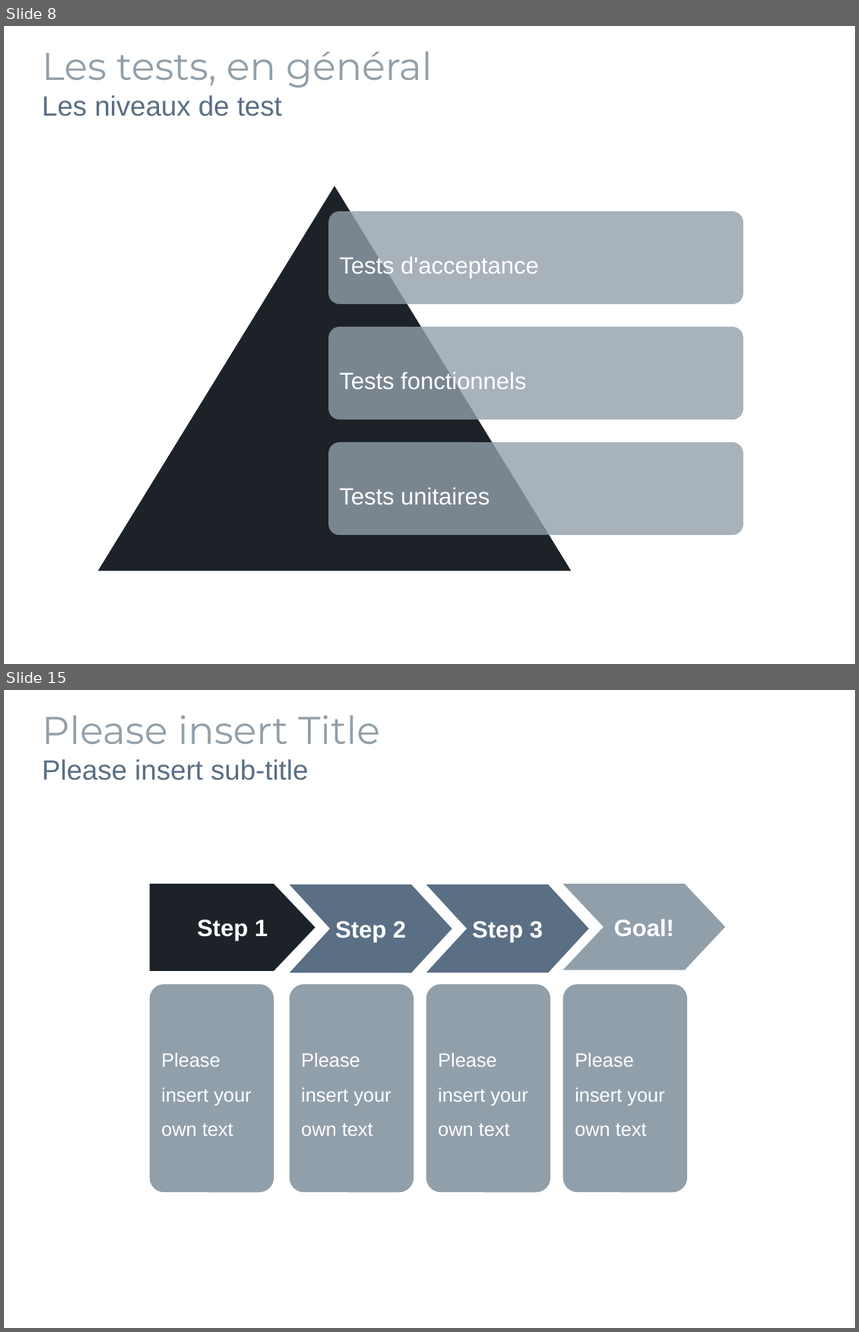
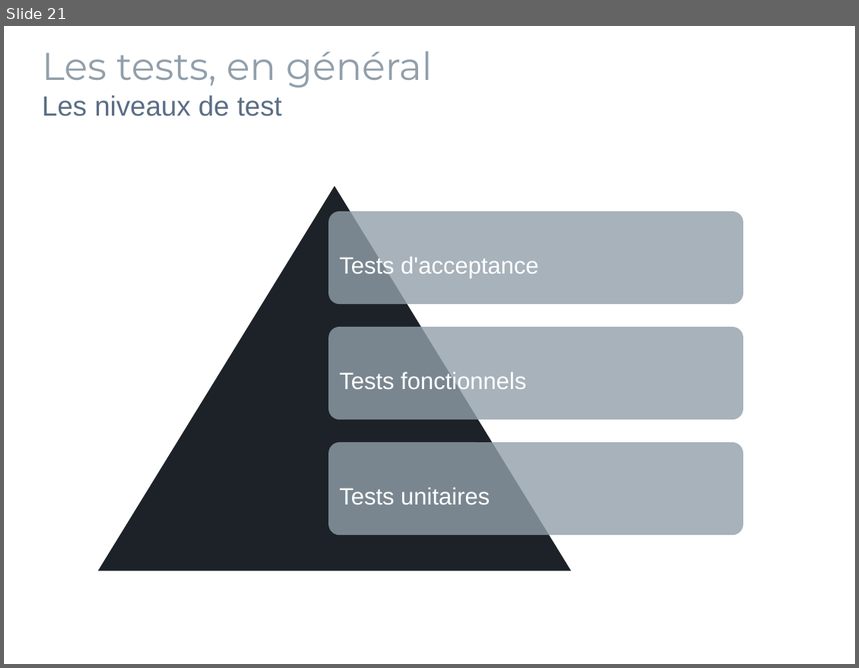
Before and after one commit to pbreault/TestsOnAndroid, a slide deck: Presentation.odp. Shown one above the other, each under a label of ours: slides 8 and 15 before the commit, slide 21 after it; the slides between them are not shown. The pictures are 859x1332 and 859x668 pixels, drawn with LibreOffice and Linux fonts; fonts in the diff are those of the drawing; background and template pictures are left out. Boxes give left, top, right and bottom in pixels: in the first picture for what was removed or moved away, otherwise in the second. Text is boxed around its words. In the diff, an @@ line names an element or a change of style, - is before the commit and + after.

```diff
--- a/Presentation.odp
+++ b/Presentation.odp
@@ slide 15 removed at [4, 690, 855, 1328], background picture (left out) @@
@@ text removed at [42, 715, 380, 780] @@
-Please insert Title
-Please insert sub-title
@@ freeform shape removed at [150, 884, 316, 971] @@
-Step 1
@@ freeform shape removed at [290, 885, 452, 973] @@
-Step 2
@@ freeform shape removed at [427, 885, 589, 973] @@
-Step 3
@@ freeform shape removed at [563, 884, 725, 970] @@
-Goal!
@@ freeform shape removed at [150, 984, 275, 1193] @@
-Please insert your own text
@@ freeform shape removed at [290, 984, 414, 1193] @@
-Please insert your own text
@@ freeform shape removed at [427, 984, 551, 1193] @@
-Please insert your own text
@@ freeform shape removed at [563, 984, 687, 1193] @@
-Please insert your own text
@@ what was slide 8 is now slide 21 @@
```
Also in this commit, not shown: 2 slides changed, 13 slides added, 12 other slides removed, 5 other files.
